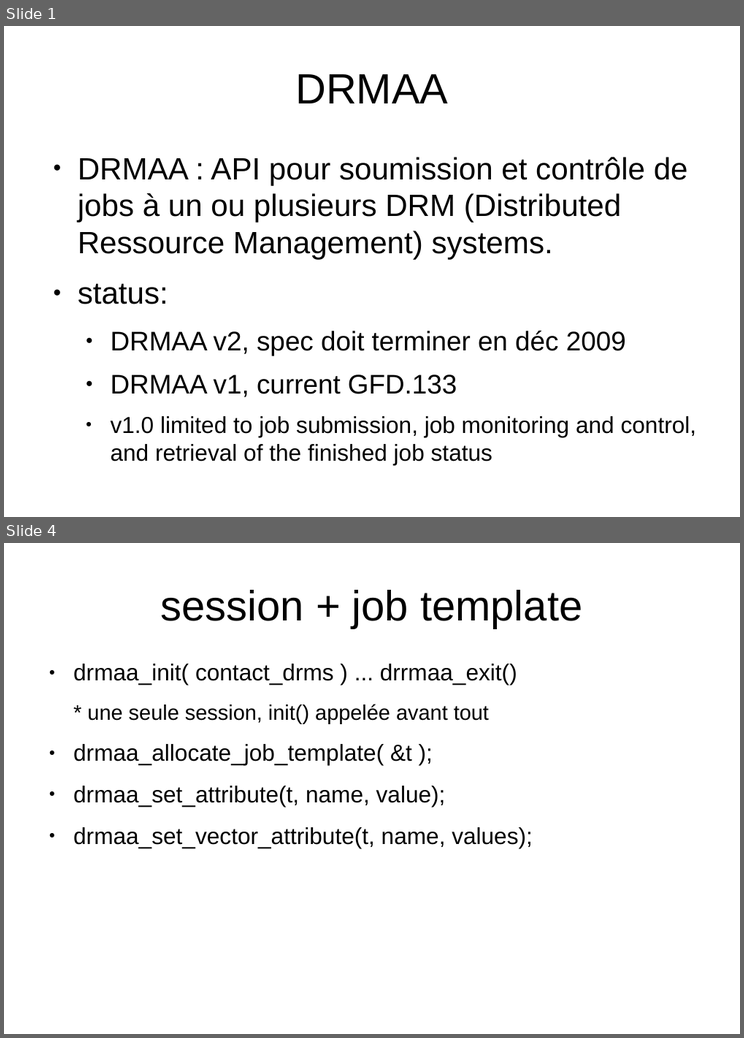
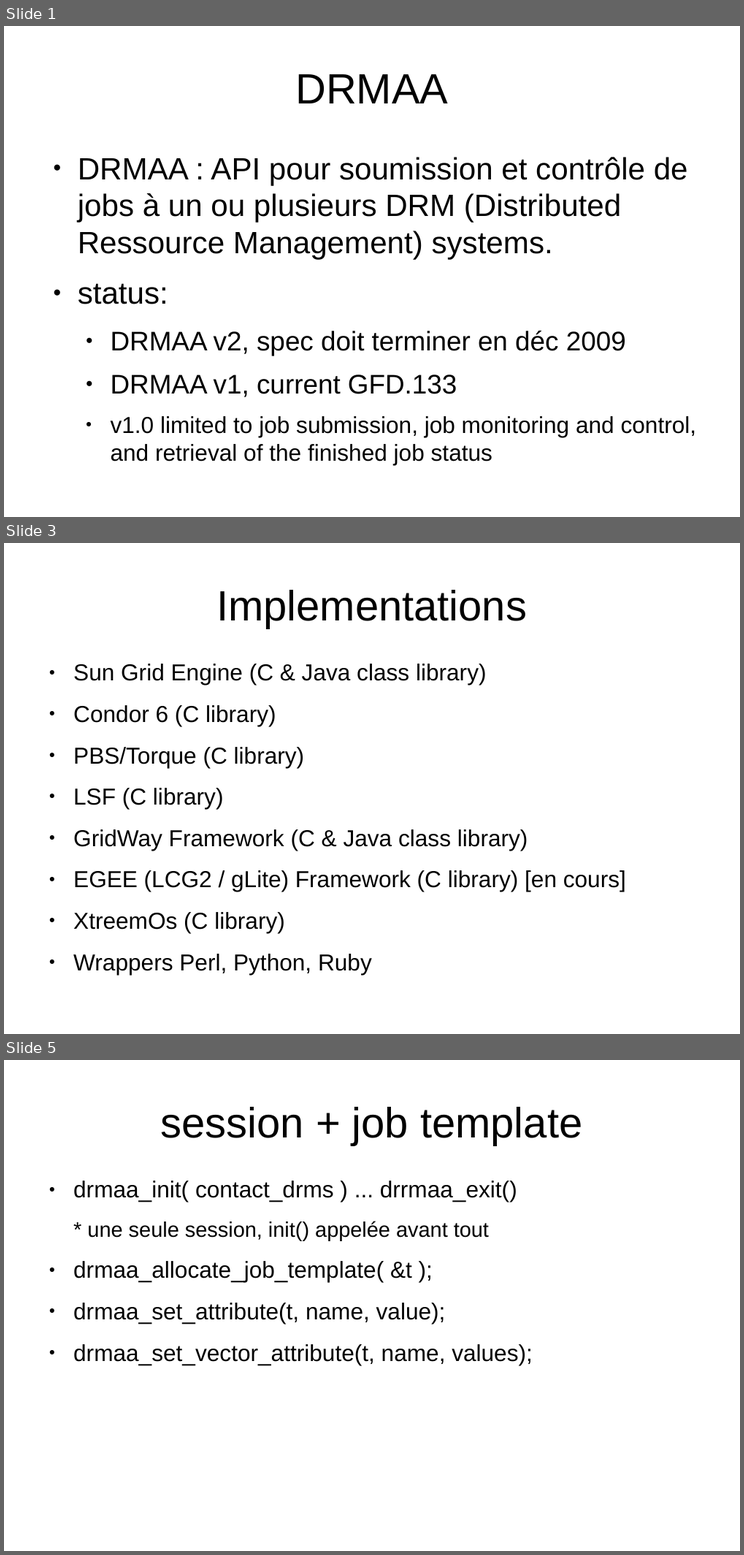
Before and after one commit to duanegris/texts, a slide deck: sd/job-management/job_management.odp. Shown one above the other, each under a label of ours: slides 1 and 4 before the commit, slides 1, 3 and 5 after it; the slides between them are not shown. The pictures are 744x1038 and 744x1555 pixels, drawn with LibreOffice and Linux fonts; fonts in the diff are those of the drawing. Boxes give left, top, right and bottom in pixels: in the first picture for what was removed or moved away, otherwise in the second. Text is boxed around its words. In the diff, an @@ line names an element or a change of style, - is before the commit and + after.

```diff
--- a/sd/job-management/job_management.odp
+++ b/sd/job-management/job_management.odp
@@ slide 3 added at (4,543,740,1034), background #FFFFFF @@
@@ title added at (216,590,527,628), 44 pt, text #000000 @@
+Implementations
@@ text added at (73,663,626,974), 24 pt, text #000000 @@
+● Sun Grid Engine (C & Java class library)
+● Condor 6 (C library)
+● PBS/Torque (C library)
+● LSF (C library)
+● GridWay Framework (C & Java class library)
+● EGEE (LCG2 / gLite) Framework (C library) [en cours]
+● XtreemOs (C library)
+● Wrappers Perl, Python, Ruby
@@ what was slide 4 is now slide 5 @@
```
Also in this commit, not shown: 2 slides changed, 9 other files.
